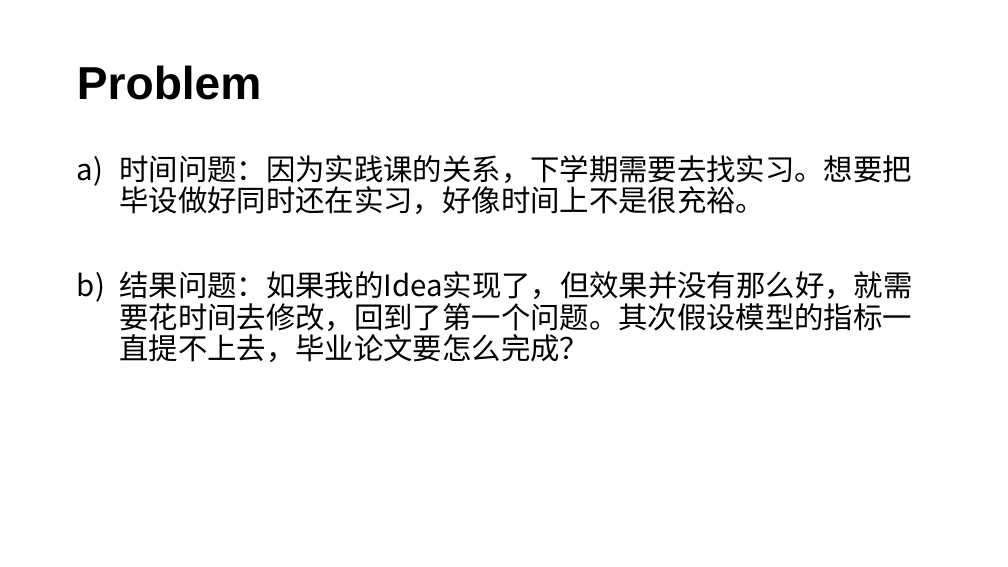
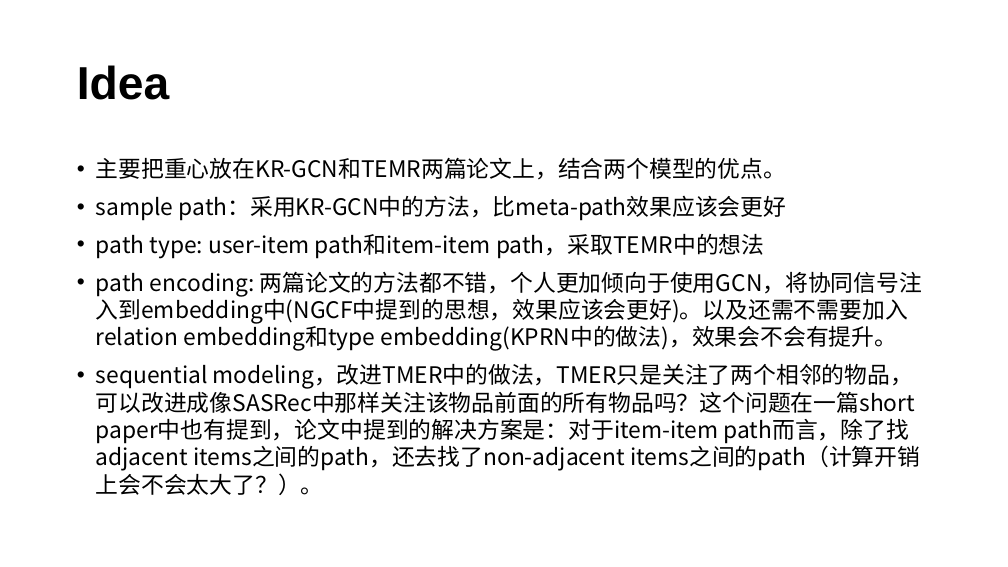
Before and after one commit to Viroog/explainable_resys-STU, a slide deck: slide 27 of explainable _recsys.pptx (slide 25 before the commit). Drawn at 1008x567 pixels with LibreOffice and Linux fonts; fonts in the diff are those of the drawing. Boxes give left, top, right and bottom in pixels: in the first picture for what was removed or moved away, otherwise in the second. Text is boxed around its words. In the diff, an @@ line names an element or a change of style, - is before the commit and + after.

```diff
--- a/explainable _recsys.pptx
+++ b/explainable _recsys.pptx
@@ title at (x1=77, y1=65, x2=169, y2=100): text changed @@
-Problem
+Idea
@@ text at (x1=96, y1=157, x2=922, y2=495): text changed; size 28 to 21.7 pt @@
-a) 时间问题：因为实践课的关系，下学期需要去找实习。想要把毕设做好同时还在实习，好像时间上不是很充裕。
-b) 结果问题：如果我的Idea实现了，但效果并没有那么好，就需要花时间去修改，回到了第一个问题。其次假设模型的指标一直提不上去，毕业论文要怎么完成？
+• 主要把重心放在KR-GCN和TEMR两篇论文上，结合两个模型的优点。
+• sample path：采用KR-GCN中的方法，比meta-path效果应该会更好
+• path type: user-item path和item-item path，采取TEMR中的想法
+• path encoding: 两篇论文的方法都不错，个人更加倾向于使用GCN，将协同信号注入到embedding中(NGCF中提到的思想，效果应该会更好)。以及还需不需要加入relation embedding和type embedding(KPRN中的做法)，效果会不会有提升。
+• sequential modeling，改进TMER中的做法，TMER只是关注了两个相邻的物品，可以改进成像SASRec中那样关注该物品前面的所有物品吗？这个问题在一篇short paper中也有提到，论文中提到的解决方案是：对于item-item path而言，除了找adjacent items之间的path，还去找了non-adjacent items之间的path（计算开销上会不会太大了？）。
```
Also in this commit, not shown: 5 other slides changed, 4 slides added, 2 slides removed, 7 other files.
